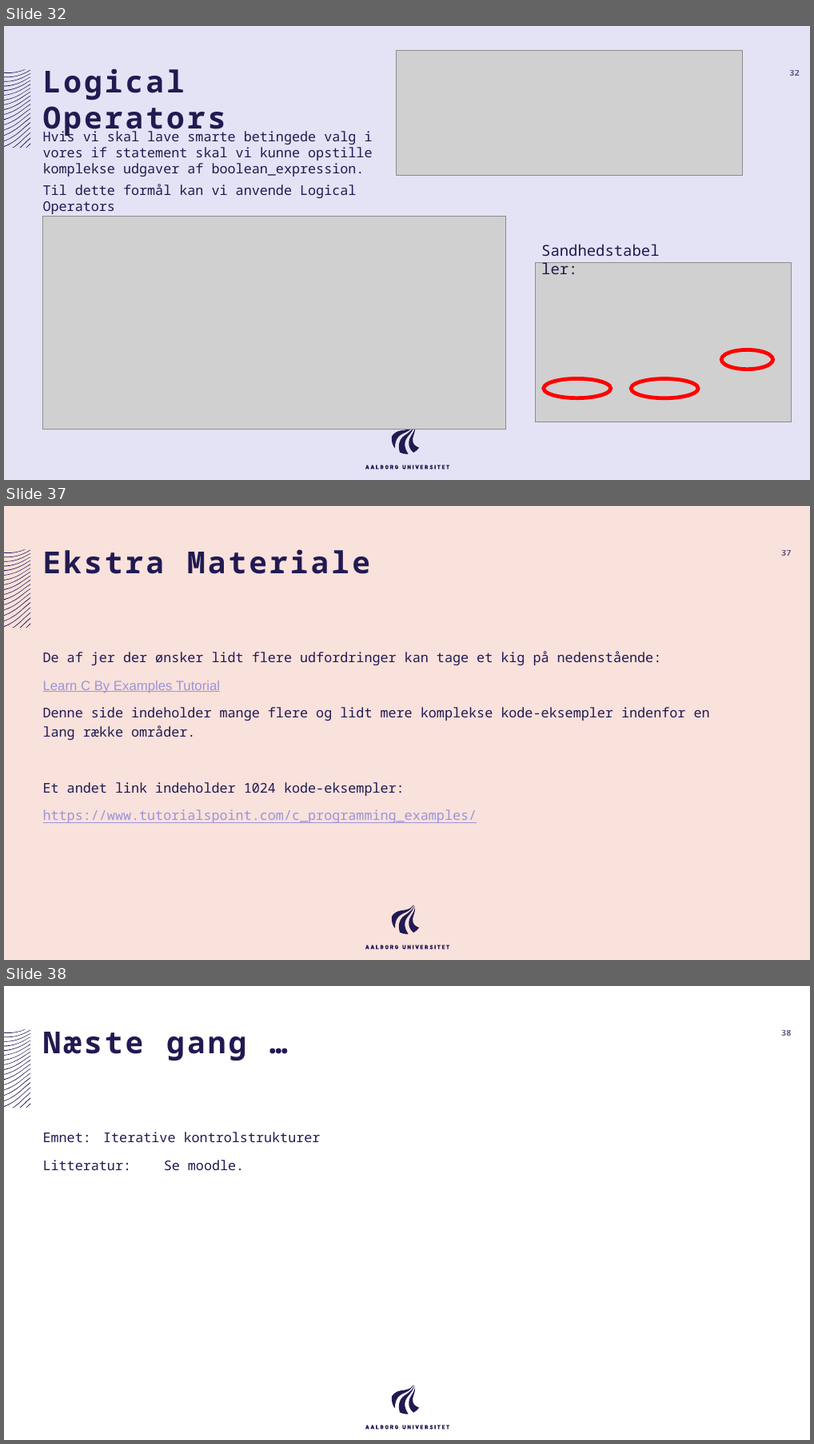
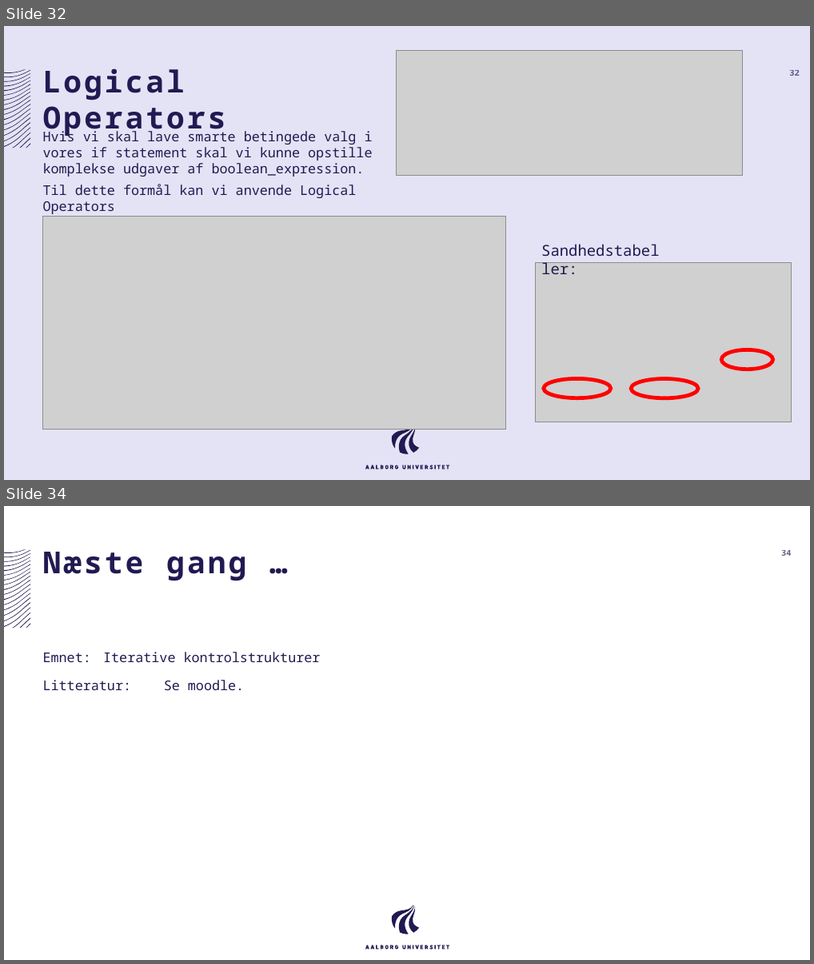
Before and after one commit to AAU-ST1-Programming/selective_kontrolstrukturer, a slide deck: selective_kontrolstrukturer.pptx. Shown one above the other, each under a label of ours: slides 32, 37 and 38 before the commit, slides 32 and 34 after it; the slides between them are not shown. The pictures are 814x1444 and 814x964 pixels, drawn with LibreOffice and Linux fonts; fonts in the diff are those of the drawing; grey boxes stand for pictures. Boxes give left, top, right and bottom in pixels: in the first picture for what was removed or moved away, otherwise in the second. Text is boxed around its words. In the diff, an @@ line names an element or a change of style, - is before the commit and + after.

```diff
--- a/selective_kontrolstrukturer.pptx
+++ b/selective_kontrolstrukturer.pptx
@@ slide 37 removed at [4,506,810,960], background #F9E1DC; not listed: 40 template elements that a slide beside it also shows @@
@@ title removed at [43,549,370,574] @@
-Ekstra Materiale
@@ page number removed at [782,550,792,556] @@
-37
@@ text removed at [43,651,710,823] @@
-De af jer der ønsker lidt flere udfordringer kan tage et kig på nedenstående:
-Learn C By Examples Tutorial
-Denne side indeholder mange flere og lidt mere komplekse kode-eksempler indenfor en lang række områder.
-Et andet link indeholder 1024 kode-eksempler:
-https://www.tutorialspoint.com/c_programming_examples/
@@ what was slide 38 is now slide 34 @@
@@ page number at [782,550,792,556]: text changed @@
-38
+34
```
Also in this commit, not shown: 1 slide changed, 4 other slides removed.
